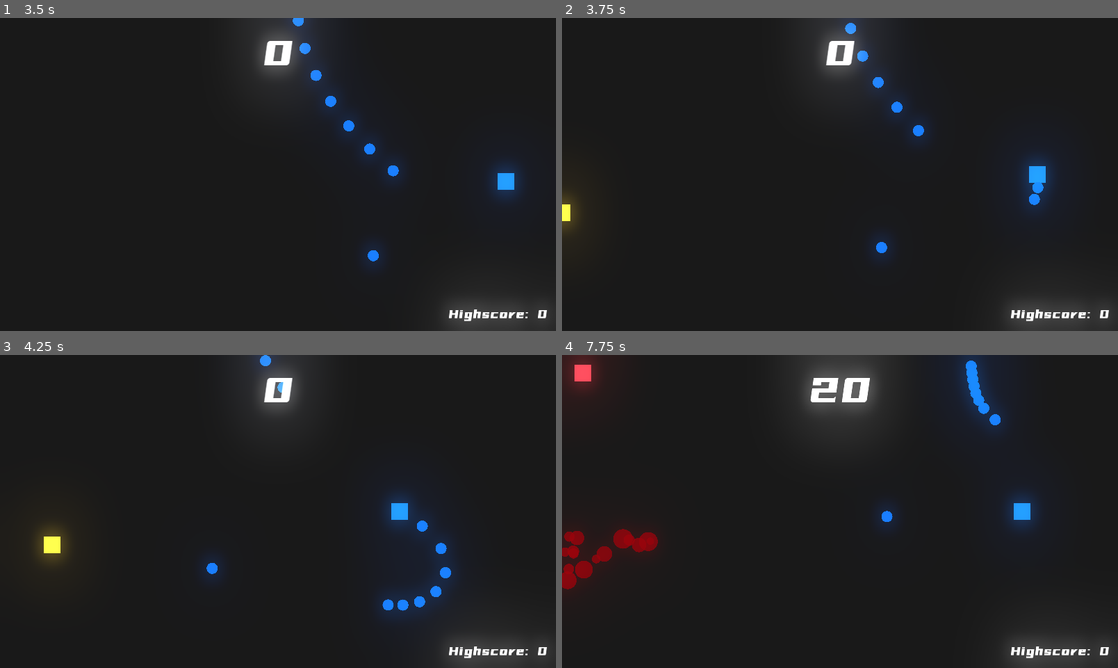
Above: before the commit, frames 1-4 (two rows, left to right).
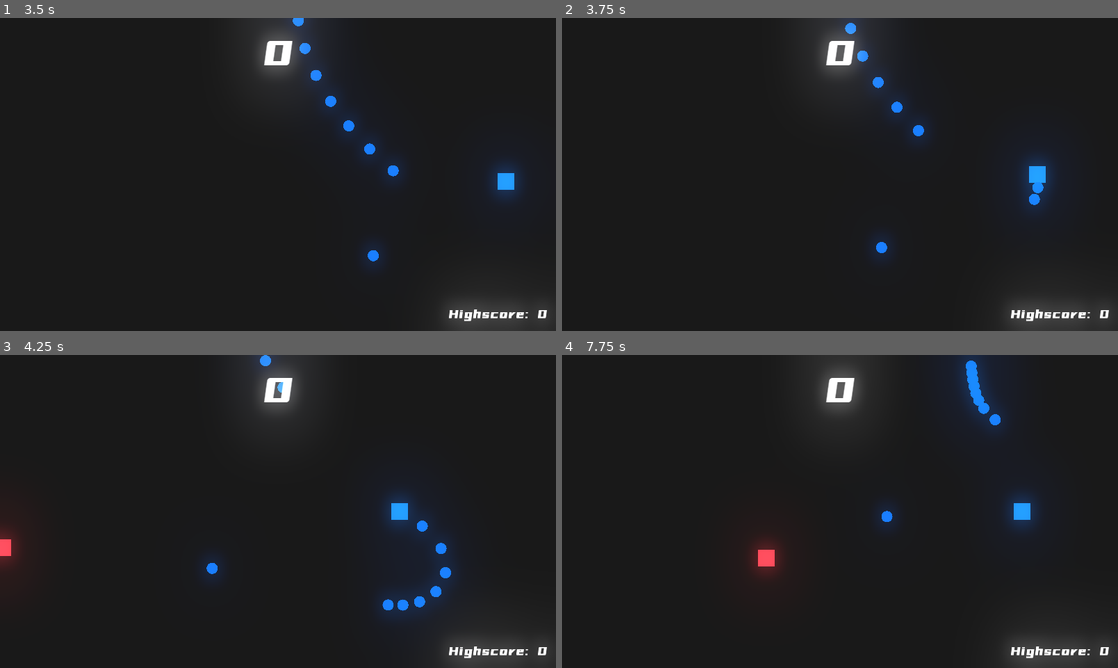
Above: after the commit, the same moments.

Repository: bakneko/WaveShooter
Game: Godot game, scene res://scenes/Arena.tscn
The game is run twice, just before and just after one commit, with the same random seed, the same clock (stepped at 60 frames per second) and the same inputs.
Inputs (mouse positions are in pixels of both pictures, inside the frame that each line leads up to):
- Up to frame 1 (3.5 s): tap Enter at 0.5 s; move the mouse to (400, 158) at 0.52 s; press the mouse at (400, 158) at 0.53 s; hold D (move_right) 0.53-1.28 s; move the mouse to (166, 190) at 1.27 s; release the mouse at (166, 190) at 1.28 s; hold S (move_down) 1.28-2.03 s; click (166, 190) at 1.35 s; move the mouse to (333, 105) at 2.02 s; press the mouse at (333, 105) at 2.03 s; hold D (move_right) 2.03-2.78 s; move the mouse to (250, 237) at 2.77 s; release the mouse at (250, 237) at 2.78 s; hold W (move_up) from 2.78 s (still down); click (250, 237) at 2.85 s
- Up to frame 2 (3.75 s): move the mouse to (1006, 221) at 3.52 s; release W (move_up) at 3.53 s; press the mouse at (1006, 221) at 3.53 s; hold A (move_left) from 3.53 s (still down)
- Up to frame 3 (4.25 s): keep holding A (move_left)
- Up to frame 4 (7.75 s): move the mouse to (673, 464) at 4.27 s; release the mouse at (673, 464) at 4.28 s; click (673, 464) at 4.35 s; move the mouse to (867, 511) at 5.02 s; release A (move_left) at 5.03 s; press the mouse at (867, 511) at 5.03 s; hold S (move_down) 5.03-5.78 s; move the mouse to (756, 433) at 5.77 s; release the mouse at (756, 433) at 5.78 s; hold D (move_right) 5.78-6.53 s; click (756, 433) at 5.85 s; move the mouse to (962, 495) at 6.52 s; press the mouse at (962, 495) at 6.53 s; hold W (move_up) 6.53-7.28 s; move the mouse to (728, 527) at 7.27 s; release the mouse at (728, 527) at 7.28 s; hold D (move_right) from 7.28 s (still down); click (728, 527) at 7.35 s

Frame 1 is identical in both runs. In frame 2, 0.4% of the frame differs, in the area x 0-4%, y 55-70%; in frame 3, 0.9%; in frame 4, 3.5%, in the area x 0-57%, y 0-75%.

Commit message:
#11 PowerUp Reload

Diff:
--- a/scenes/Arena.tscn
+++ b/scenes/Arena.tscn
@@ -9,6 +9,7 @@
 [ext_resource path="res://scenes/EnemyRed.tscn" type="PackedScene" id=7]
 [ext_resource path="res://scenes/EnemyYellow.tscn" type="PackedScene" id=8]
 [ext_resource path="res://scenes/EnemyGreen.tscn" type="PackedScene" id=9]
+[ext_resource path="res://scenes/PowerUpReload.tscn" type="PackedScene" id=10]
 
 [sub_resource type="Environment" id=1]
 background_mode = 4
@@ -29,6 +30,7 @@
 [node name="Arena" type="Node2D"]
 script = ExtResource( 2 )
 enemies = [ ExtResource( 7 ), ExtResource( 8 ), ExtResource( 9 ) ]
+powerups = [ ExtResource( 10 ) ]
 
 [node name="Player" parent="." instance=ExtResource( 1 )]
 position = Vector2( 319.63, 179.63 )
@@ -42,6 +44,10 @@
 
 [node name="DifficultyTimer" type="Timer" parent="."]
 wait_time = 5.0
+autostart = true
+
+[node name="PowerUpSpawnTimer" type="Timer" parent="."]
+wait_time = 15.0
 autostart = true
 
 [node name="UI" type="Node2D" parent="."]
@@ -94,4 +100,5 @@
 
 [connection signal="timeout" from="EnemySpawnTimer" to="." method="_on_EnemySpawnTimer_timeout"]
 [connection signal="timeout" from="DifficultyTimer" to="." method="_on_DifficultyTimer_timeout"]
+[connection signal="timeout" from="PowerUpSpawnTimer" to="." method="_on_PowerUpSpawnTimer_timeout"]
 [connection signal="timeout" from="Camera2D/ScreenShakeTimer" to="Camera2D" method="_on_ScreenShakeTimer_timeout"]
--- a/scenes/BloodParticles.tscn
+++ b/scenes/BloodParticles.tscn
@@ -15,7 +15,6 @@
 initial_velocity_random = 1.0
 scale_amount = 0.03
 scale_amount_random = 0.06
-color = Color( 0.486275, 0.00392157, 0.0352941, 0.8 )
 script = ExtResource( 1 )
 __meta__ = {
 "_editor_description_": "设置Z Index为负值，让粒子在下层显示"
--- a/scenes/Player.tscn
+++ b/scenes/Player.tscn
@@ -16,11 +16,17 @@
 wait_time = 0.1
 one_shot = true
 
-[node name="HitBox" type="Area2D" parent="."]
+[node name="PowerUpCoolDownTimer" type="Timer" parent="."]
+one_shot = true
+
+[node name="HitBox" type="Area2D" parent="." groups=[
+"player",
+]]
 
 [node name="CollisionShape2D" type="CollisionShape2D" parent="HitBox"]
 visible = false
 shape = SubResource( 1 )
 
 [connection signal="timeout" from="ReloadTimer" to="." method="_on_ReloadTimer_timeout"]
+[connection signal="timeout" from="PowerUpCoolDownTimer" to="." method="_on_PowerUpCoolDownTimer_timeout"]
 [connection signal="area_entered" from="HitBox" to="." method="_on_HitBox_area_entered"]
--- /dev/null
+++ b/scenes/PowerUpReload.tscn
@@ -0,0 +1,23 @@
+[gd_scene load_steps=4 format=2]
+
+[ext_resource path="res://assets/Cube.png" type="Texture" id=1]
+[ext_resource path="res://scripts/PowerUp.gd" type="Script" id=2]
+
+[sub_resource type="RectangleShape2D" id=1]
+extents = Vector2( 127.279, 127.279 )
+
+[node name="PowerUpReload" type="Sprite"]
+modulate = Color( 0.517647, 0.368627, 0.968627, 1 )
+rotation = 0.785398
+scale = Vector2( 0.05, 0.05 )
+texture = ExtResource( 1 )
+script = ExtResource( 2 )
+player_variable_key = "reload_speed"
+player_variable_value = 0.05
+
+[node name="HitBox" type="Area2D" parent="."]
+
+[node name="CollisionShape2D" type="CollisionShape2D" parent="HitBox"]
+shape = SubResource( 1 )
+
+[connection signal="area_entered" from="HitBox" to="." method="_on_HitBox_area_entered"]
--- a/scripts/Arena.gd
+++ b/scripts/Arena.gd
@@ -1,6 +1,7 @@
 extends Node2D
 
 export(Array, PackedScene) var enemies
+export(Array, PackedScene) var powerups
 
 func _ready():
 	Global.node_creation_parent = self
@@ -17,9 +18,9 @@
 	while enemy_position.x < 640 and enemy_position.x > -80 and enemy_position.y < 360 and enemy_position.y  > -45:
 		enemy_position = Vector2(rand_range(-160,670), rand_range(-90,390))
 
-	var index = Global.random_weight([5,3,2])
+	var enemy_index = Global.randw([5,3,2])
 	# random with weight.
-	Global.instance_node(enemies[index], enemy_position, self)
+	Global.instance_node(enemies[enemy_index], enemy_position, self)
 	pass
 
 
@@ -27,3 +28,10 @@
 	if $EnemySpawnTimer.wait_time > 0.5:
 		$EnemySpawnTimer.wait_time -= 0.1
 	pass
+
+
+func _on_PowerUpSpawnTimer_timeout():
+	var power_up_index = Global.randw([1])
+	# random instance powerups
+	Global.instance_node(powerups[power_up_index], Vector2(randi() % 640 + 1, randi() % 360 + 1), self)
+	pass
--- a/scripts/EnemyCore.gd
+++ b/scripts/EnemyCore.gd
@@ -24,6 +24,7 @@
 		if Global.node_creation_parent != null:
 			var blood_particles_instance = Global.instance_node(blood_particles, global_position, Global.node_creation_parent)
 			blood_particles_instance.rotation = velocity.angle()
+			blood_particles_instance.modulate = Color.from_hsv(current_color.h, current_color.s, current_color.v * 0.5)
 		queue_free()
 	pass
 
--- a/scripts/Global.gd
+++ b/scripts/Global.gd
@@ -17,7 +17,7 @@
 
 # 权重生成
 # 传入权重列表，返回随机出来的数在权重列表中的位置
-func random_weight(weights):
+func randw(weights):
 	var total_weight = 0
 	# 计算权重列表的总和
 	for i in weights:
--- a/scripts/Player.gd
+++ b/scripts/Player.gd
@@ -4,6 +4,11 @@
 var velocity = Vector2()
 var can_shoot = true
 var is_dead = false
+
+var reload_speed = 0.1
+var default_reload_speed = reload_speed
+
+var power_up_reset = []
 
 var bullet = preload("res://scenes/Bullet.tscn")
 
@@ -38,8 +43,8 @@
 
 func _on_ReloadTimer_timeout():
 	can_shoot = true
+	$ReloadTimer.wait_time = reload_speed
 	pass
-
 
 func _on_HitBox_area_entered(area):
 	# 玩家死亡
@@ -49,5 +54,13 @@
 		if Global.is_first_round:
 			Global.is_first_round = false
 		yield(get_tree().create_timer(1),"timeout")
+	# warning-ignore:return_value_discarded
 		get_tree().reload_current_scene()
 	pass
+
+func _on_PowerUpCoolDownTimer_timeout():
+	# 解决加入多个PowerUp的问题
+	if power_up_reset.find("PowerUpReload") != null:
+		reload_speed = default_reload_speed
+		power_up_reset.erase("PowerUpReload")
+	pass
--- /dev/null
+++ b/scripts/PowerUp.gd
@@ -0,0 +1,16 @@
+extends Sprite
+
+export(String) var player_variable_key
+export(float) var player_variable_value
+
+export(float) var power_up_cooldown = 3
+
+func _on_HitBox_area_entered(area):
+	if area.is_in_group("player"):
+		area.get_parent().set(player_variable_key, player_variable_value)
+		area.get_parent().get_node("PowerUpCoolDownTimer").wait_time = power_up_cooldown
+		area.get_parent().get_node("PowerUpCoolDownTimer").start()
+		area.get_parent().power_up_reset.append(name)
+		# name = PowerUpReload
+		queue_free()
+	pass
Not shown: 1 places in scenes/Arena.tscn that only renumber resources
